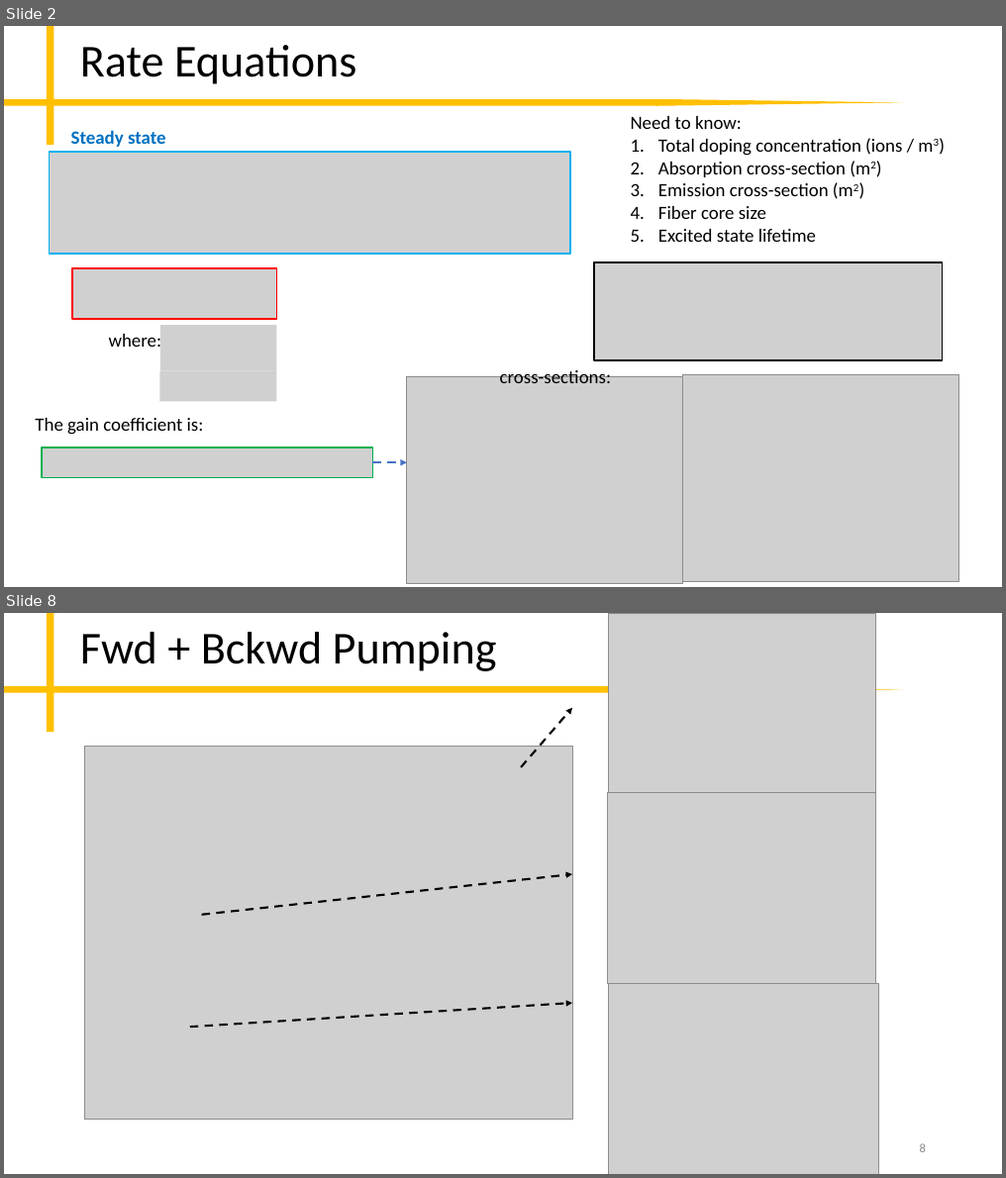
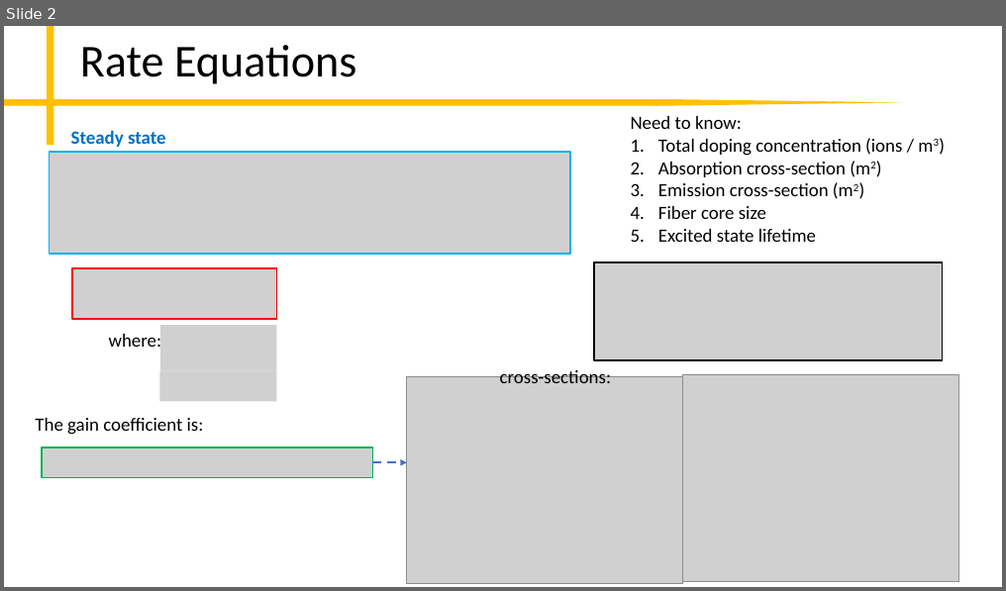
Before and after one commit to peter-chang62/Laser-Design-Scripts, a slide deck: memo.pptx. Shown one above the other, each under a label of ours: slides 2 and 8 before the commit, slide 2 after it; the slides between them are not shown. The pictures are 1006x1178 and 1006x591 pixels, drawn with LibreOffice and Linux fonts; fonts in the diff are those of the drawing; grey boxes stand for pictures. Boxes give left, top, right and bottom in pixels: in the first picture for what was removed or moved away, otherwise in the second. Text is boxed around its words. In the diff, an @@ line names an element or a change of style, - is before the commit and + after.

```diff
--- a/memo.pptx
+++ b/memo.pptx
@@ slide 8 removed at [4,613,1002,1174], background #FFFFFF; not listed: 3 template elements that a slide beside it also shows @@
@@ title removed at [80,632,497,671] @@
-Fwd + Bckwd Pumping
@@ picture removed at [608,613,875,799] @@
@@ arrow removed from (522, 767) to (572, 708) @@
@@ picture removed at [85,747,572,1120] @@
@@ picture removed at [607,792,875,983] @@
@@ arrow removed from (202, 915) to (572, 874) @@
@@ picture removed at [608,983,878,1174] @@
@@ arrow removed from (190, 1027) to (572, 1003) @@
@@ page number removed at [920,1144,926,1153] @@
-8
```
Also in this commit, not shown: 2 slides added, 6 other slides removed, 9 other files.
